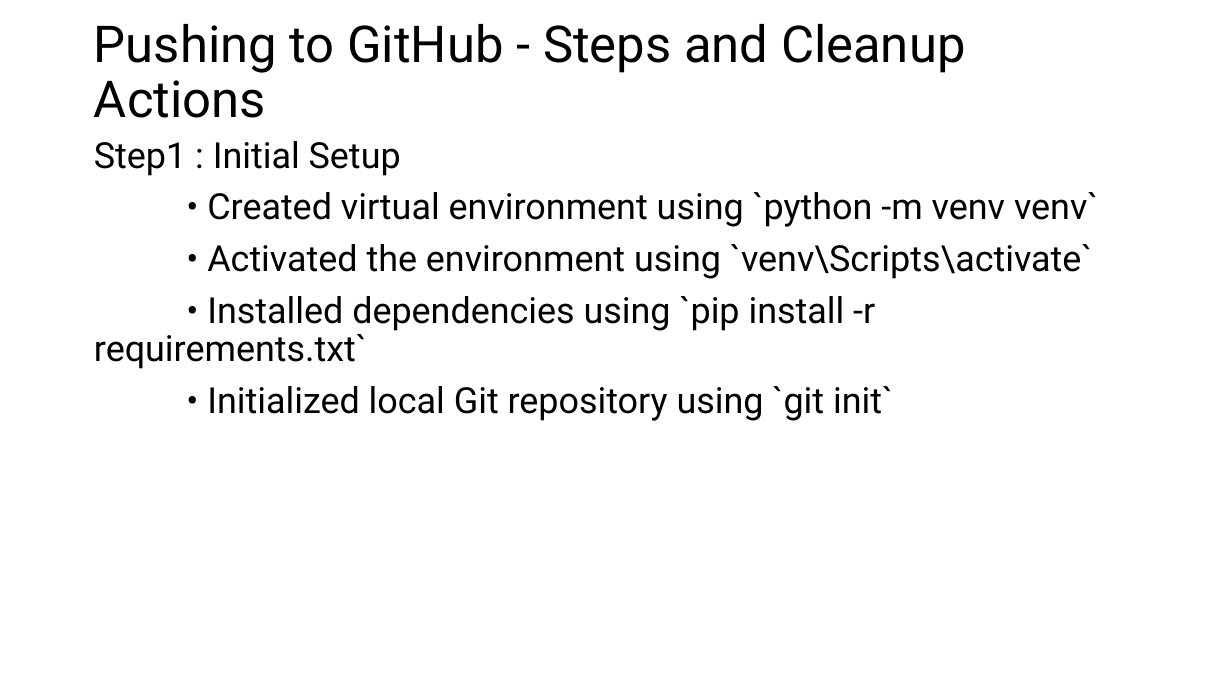
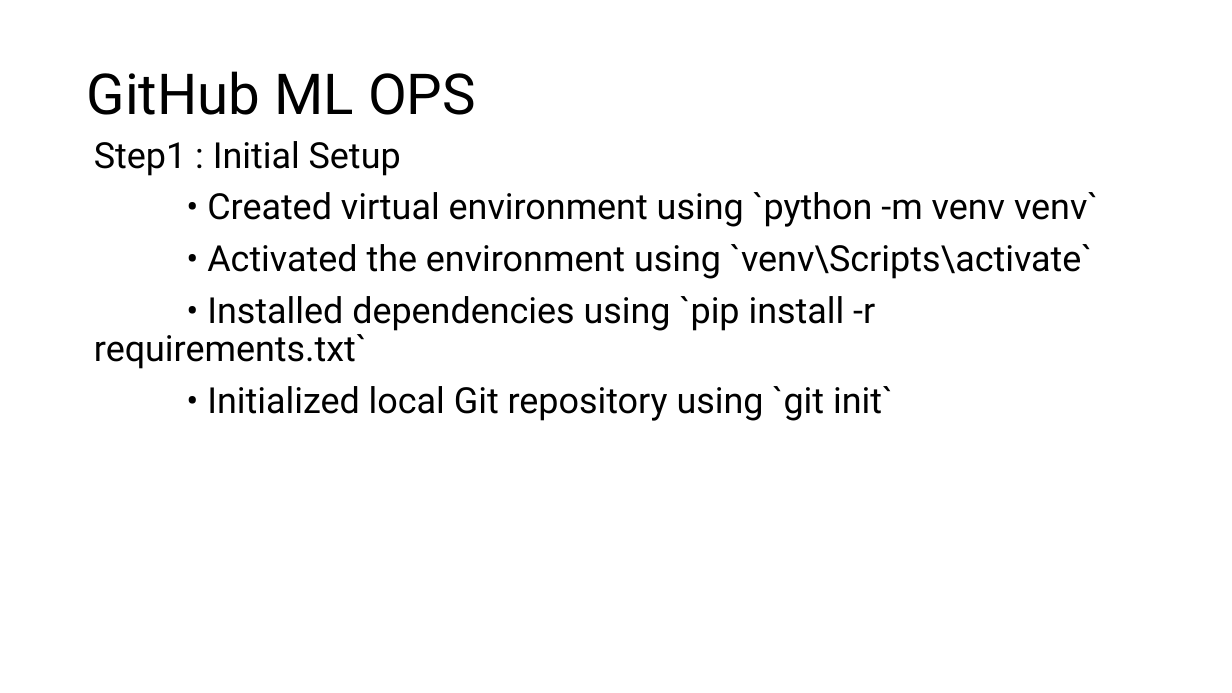
Before and after one commit to happyemanaloto/mlops, a slide deck: slide 1 of MLOPSLab.pptx. Drawn at 1232x693 pixels with LibreOffice and Linux fonts; fonts in the diff are those of the drawing. Boxes give left, top, right and bottom in pixels: in the first picture for what was removed or moved away, otherwise in the second. Text is boxed around its words. In the diff, an @@ line names an element or a change of style, - is before the commit and + after.

```diff
--- a/MLOPSLab.pptx
+++ b/MLOPSLab.pptx
@@ title at box(87, 71, 476, 115): text changed; size 39.6 to 44 pt @@
-Pushing to GitHub - Steps and Cleanup Actions
+GitHub ML OPS
```
Also in this commit, not shown: 1 slide added.
